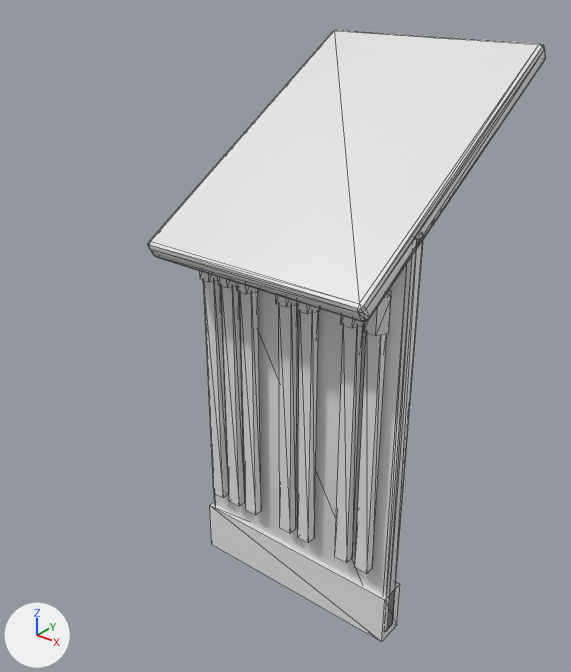
A saved change to the glTF model wings/noir/models/matchbook.glb.
One viewpoint serves both versions: a 50 mm lens placed at (0.0866, -0.107, 0.0871), pointed at (-0.0034, 0.0054, 0.0174). Every picture has the same lights, and +X, +Y and +Z are marked at lower left. The picture after the commit comes second. Mesh edges are drawn as thin lines. Vertices at exactly the same position are counted once.

Objects in the first picture: 'matchbook'.
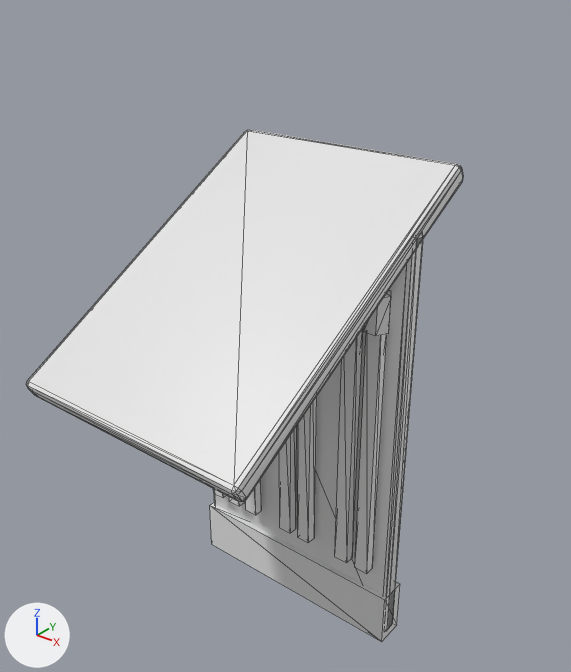
The change, as JSON lines over the scene's bpy script:
```json
{"block": "me_matchbook", "where": "# used by ob_matchbook; location = (0.0, 0.0, 0.0)"}
{"op": "remove", "block": "me_matchbook", "code": "me_matchbook.from_pydata(...)  # 266 vertices, 480 faces; spans x -0.025..0.025, y -0.0106..0.0512, z -0.046..0.0713"}
{"op": "add", "block": "me_matchbook", "code": "me_matchbook.from_pydata(...)  # 266 vertices, 480 faces; spans x -0.025..0.025, y -0.0409..0.0209, z -0.046..0.0538"}
{"block": "me_matchbook", "change": "me_matchbook part 1: the loose piece of 56 vertices spanning x -0.025..0.025, y -0.0106..0.0512, z 0.0337..0.0713 is moved by (0.0, -0.0303, -0.0175)"}
```

What differs and where, as boxes [x1, y1, x2, y2] in the pictures (571 x 672 px; the box of a moved part takes in the faces that stretch with it):
```json
{"object": "matchbook", "change": "reshaped", "before": [148, 30, 545, 642], "after": [26, 129, 463, 642], "on screen": "10% wider, 16% shorter"}
{"part": 1, "of": "me_matchbook", "change": "moved or reshaped", "before": [148, 30, 545, 322], "after": [26, 129, 463, 502]}
```
